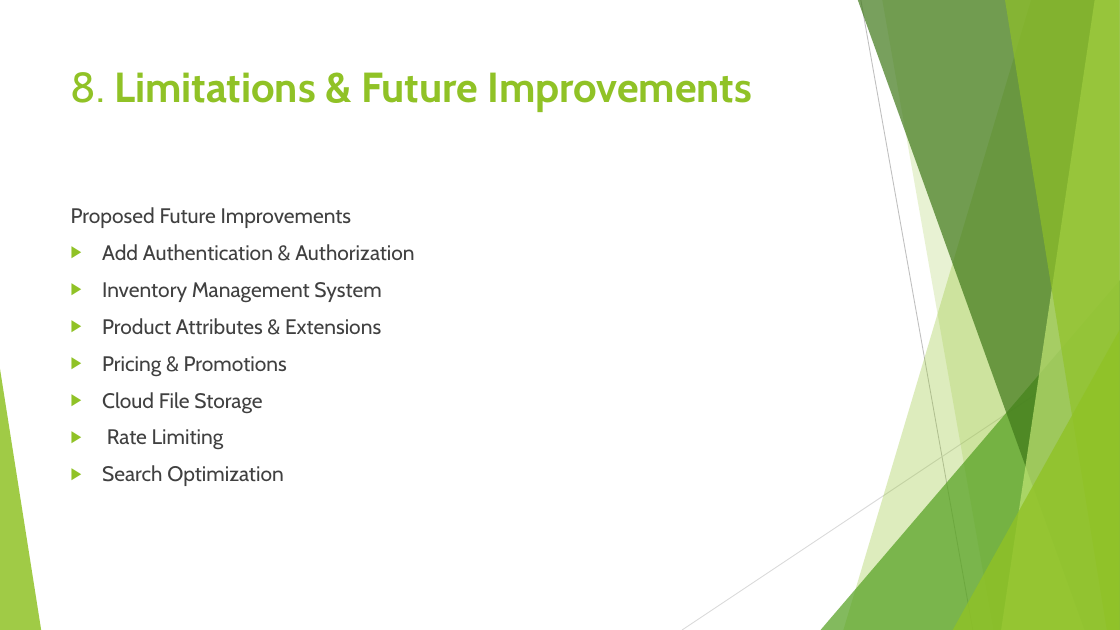
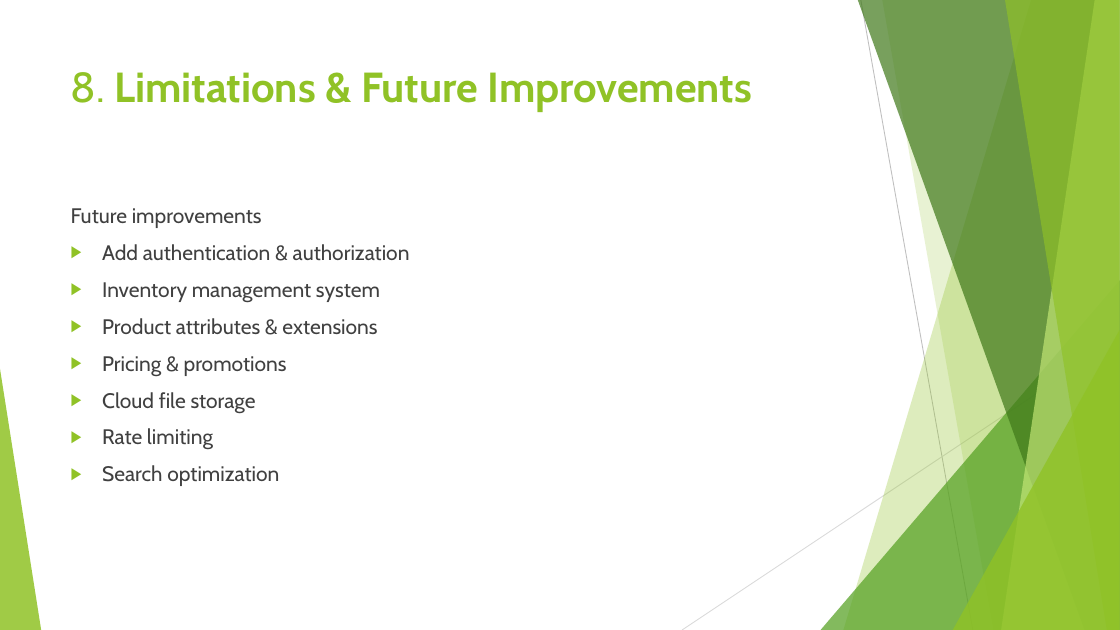
Before and after one commit to mrtanloveoflife/e-commerce-backend, a slide deck: slide 19 of E-commerce Backend.pptx. Drawn at 1120x630 pixels with LibreOffice and Linux fonts; fonts in the diff are those of the drawing. Boxes give left, top, right and bottom in pixels: in the first picture for what was removed or moved away, otherwise in the second. Text is boxed around its words. In the diff, an @@ line names an element or a change of style, - is before the commit and + after.

Commit message:
Update typo

```diff
--- a/E-commerce Backend.pptx
+++ b/E-commerce Backend.pptx
@@ text at <box>71,208,410,486</box>: text changed @@
-Proposed Future Improvements
-▶ Add Authentication & Authorization
-▶ Inventory Management System
-▶ Product Attributes & Extensions
-▶ Pricing & Promotions
-▶ Cloud File Storage
-▶ Rate Limiting
-▶ Search Optimization
+Future improvements
+▶ Add authentication & authorization
+▶ Inventory management system
+▶ Product attributes & extensions
+▶ Pricing & promotions
+▶ Cloud file storage
+▶ Rate limiting
+▶ Search optimization
```
Also in this commit, not shown: 2 other slides changed.
